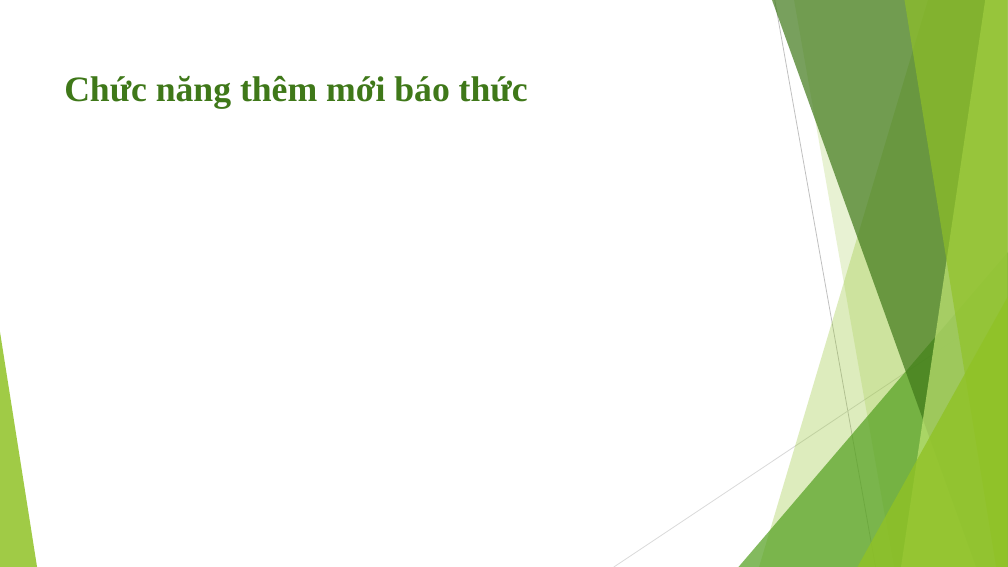
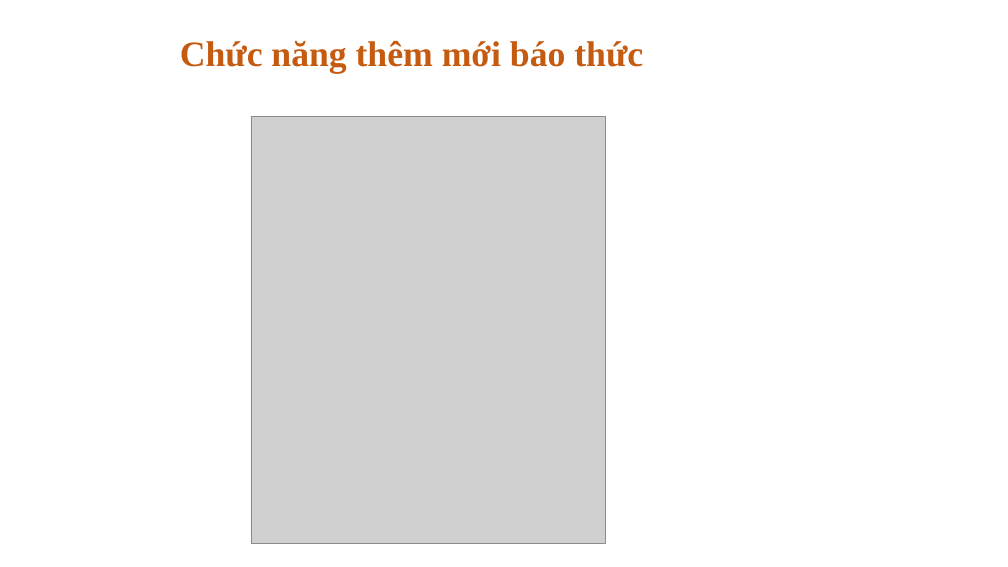
Before and after one commit to hungsoccerprince/XuanHung, a slide deck: slide 10 of DATN/DATN.pptx. Drawn at 1008x567 pixels with LibreOffice and Linux fonts; fonts in the diff are those of the drawing; grey boxes stand for pictures. Boxes give left, top, right and bottom in pixels: in the first picture for what was removed or moved away, otherwise in the second. Text is boxed around its words. In the diff, an @@ line names an element or a change of style, - is before the commit and + after.

Commit message:
add picture

```diff
--- a/DATN/DATN.pptx
+++ b/DATN/DATN.pptx
@@ title "Chức năng thêm mới báo ..." at box(180, 40, 643, 74): text colour #3F7819 to #C55A11; alignment left to centre; line spacing 1 to 0.9 @@
@@ picture added at box(251, 116, 606, 544) @@
@@ group removed at box(0, 0, 1008, 567): 5 freeform shapes, 3 triangles, 2 lines @@
```
Also in this commit, not shown: 14 other slides changed, 1 slide added.
